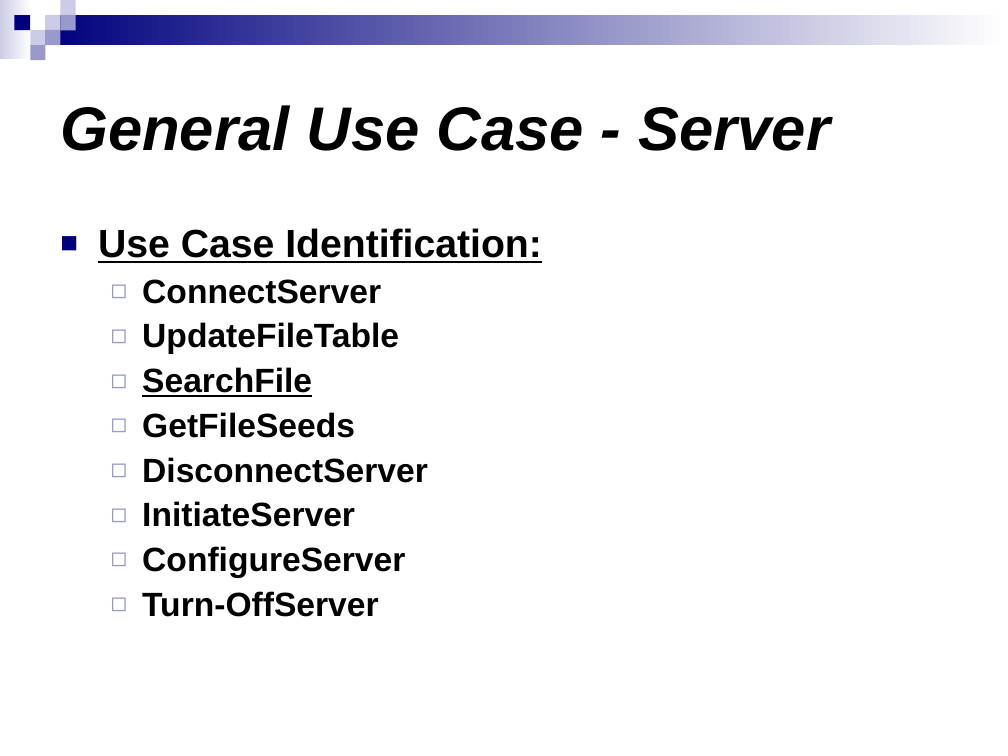
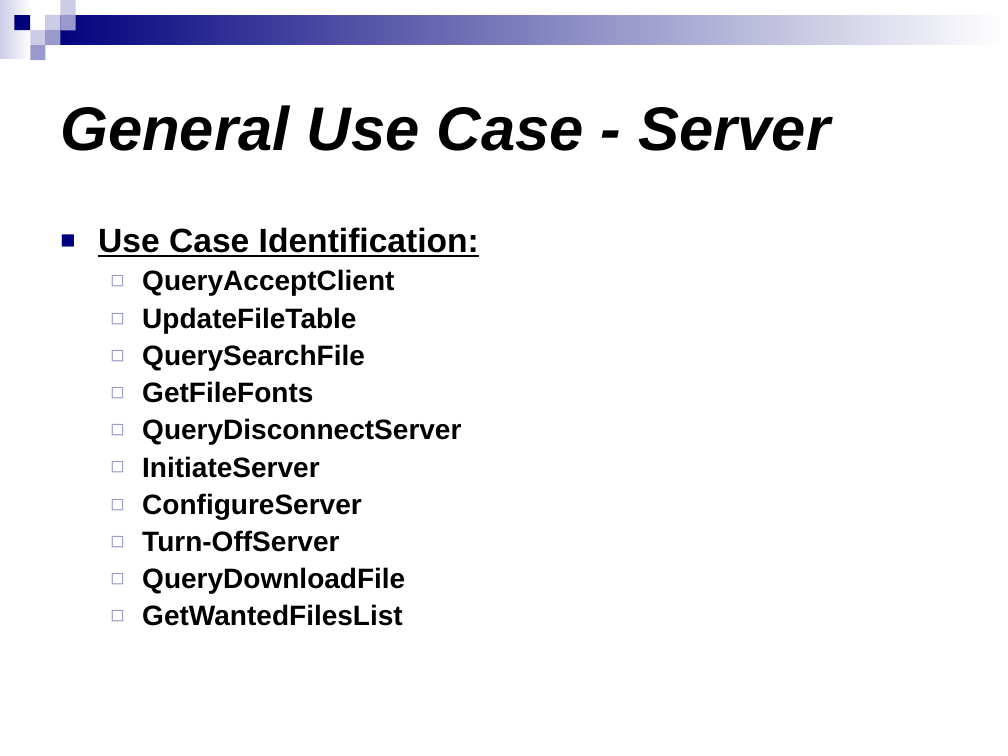
Before and after one commit to salcedonia/egorilla-software-engineering-2008-2009, a slide deck: slide 46 of doc/PresentacionIS.ppt (slide 42 before the commit). Drawn at 1008x756 pixels with LibreOffice and Linux fonts; fonts in the diff are those of the drawing. Boxes give left, top, right and bottom in pixels: in the first picture for what was removed or moved away, otherwise in the second. Text is boxed around its words. In the diff, an @@ line names an element or a change of style, - is before the commit and + after.

```diff
--- a/doc/PresentacionIS.ppt
+++ b/doc/PresentacionIS.ppt
@@ text at (98, 227, 479, 552): size 28 to 24 pt in "Use Case Identification:"; size 24 to 20 pt in "UpdateFileTable", "InitiateServer", "ConfigureServer", "Turn-OffServer"; less space between paragraphs @@
@@ text at (142, 269, 394, 296): text changed; size 24 to 20 pt @@
-  ◻ ConnectServer
+  ◻ QueryAcceptClient
@@ text at (142, 344, 461, 445): text changed; size 24 to 20 pt @@
-  ◻ SearchFile
-  ◻ GetFileSeeds
-  ◻ DisconnectServer
+  ◻ QuerySearchFile
+  ◻ GetFileFonts
+  ◻ QueryDisconnectServer
@@ text at (142, 567, 405, 626): paragraphs added @@
+  ◻ QueryDownloadFile
+  ◻ GetWantedFilesList
```
Also in this commit, not shown: 5 other slides changed, 4 slides added.
